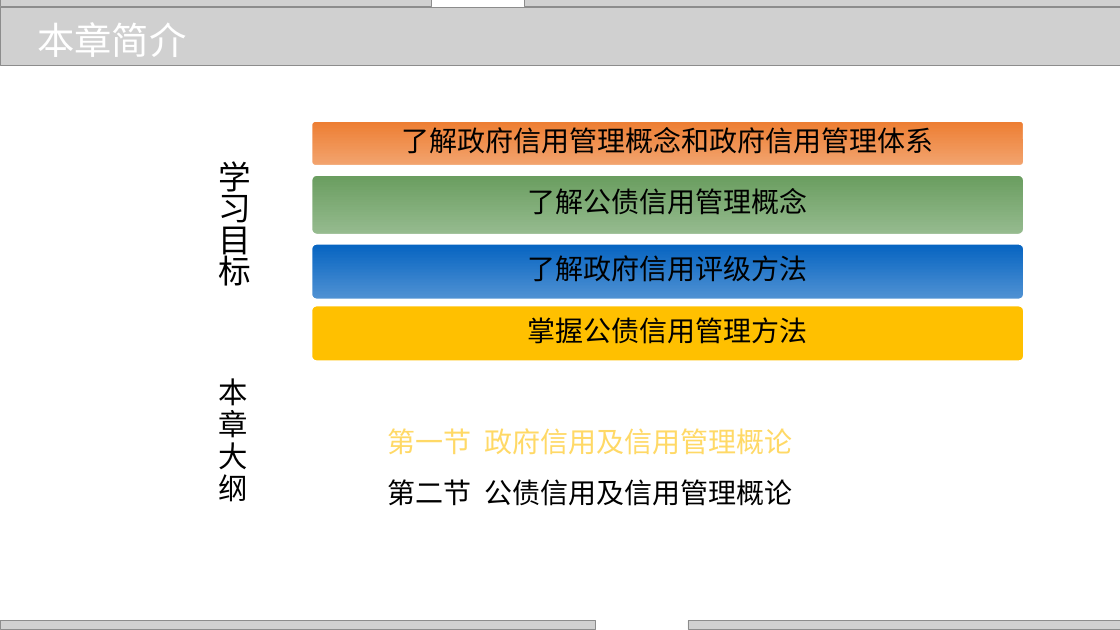
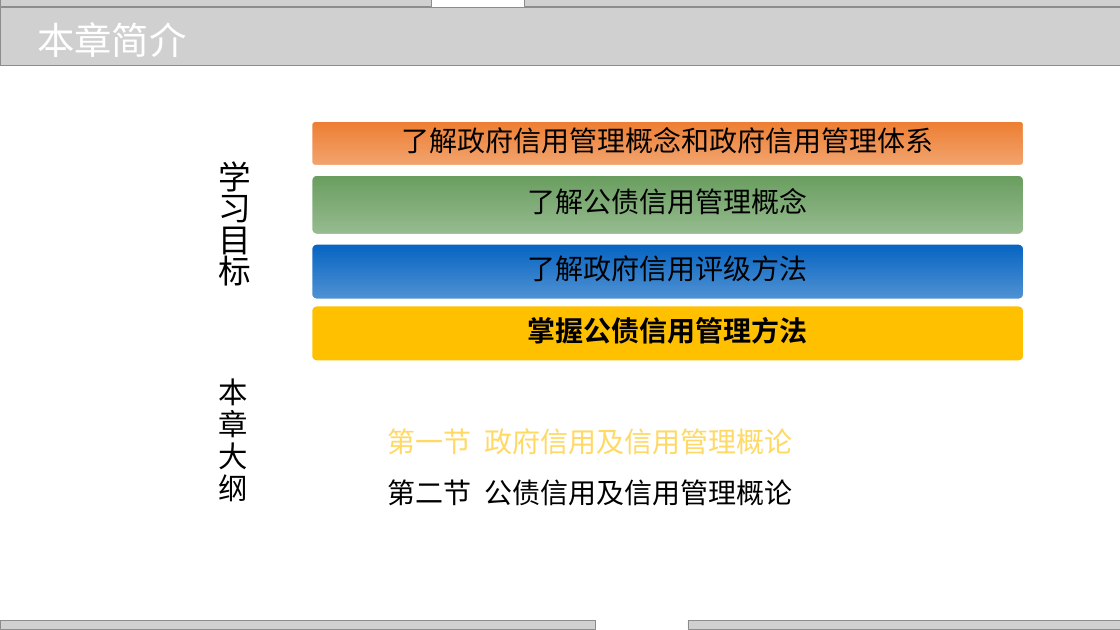
Before and after one commit to zhangjianzhang/internet_credit, a slide deck: slide 2 of files/slides/lecture_12.pptx. Drawn at 1120x630 pixels with LibreOffice and Linux fonts; fonts in the diff are those of the drawing; grey boxes stand for pictures; background and template pictures are left out. Boxes give left, top, right and bottom in pixels: in the first picture for what was removed or moved away, otherwise in the second. Text is boxed around its words. In the diff, an @@ line names an element or a change of style, - is before the commit and + after.

```diff
--- a/files/slides/lecture_12.pptx
+++ b/files/slides/lecture_12.pptx
@@ rounded rectangle "掌握公债信用管理方法" at [311, 305, 1024, 361]: bold on @@
```
Also in this commit, not shown: 7 other slides changed, 6 other files.
